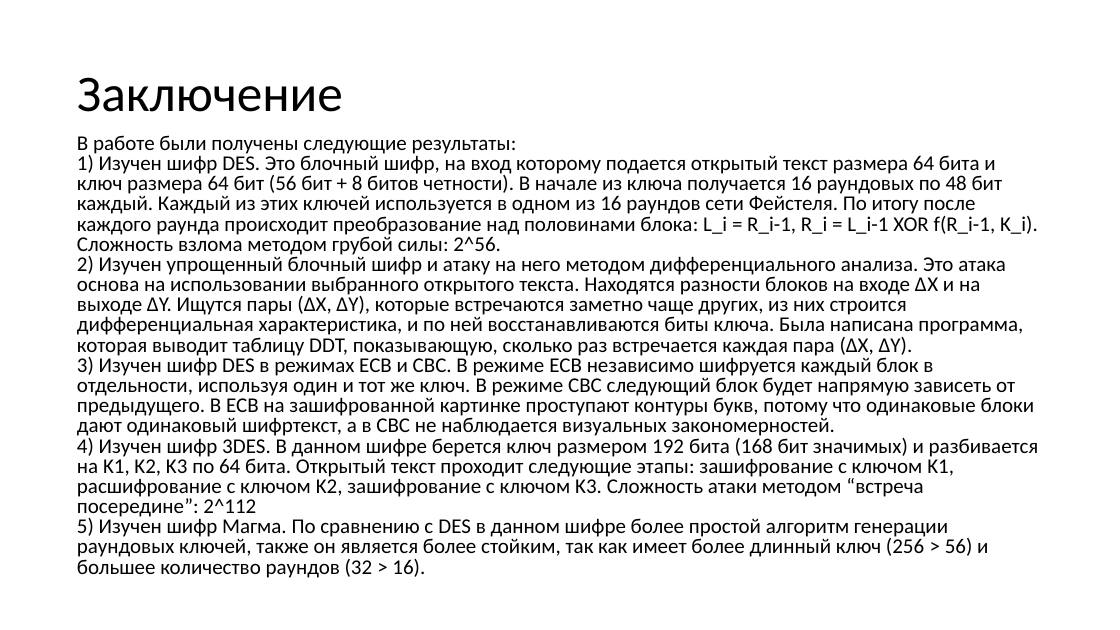
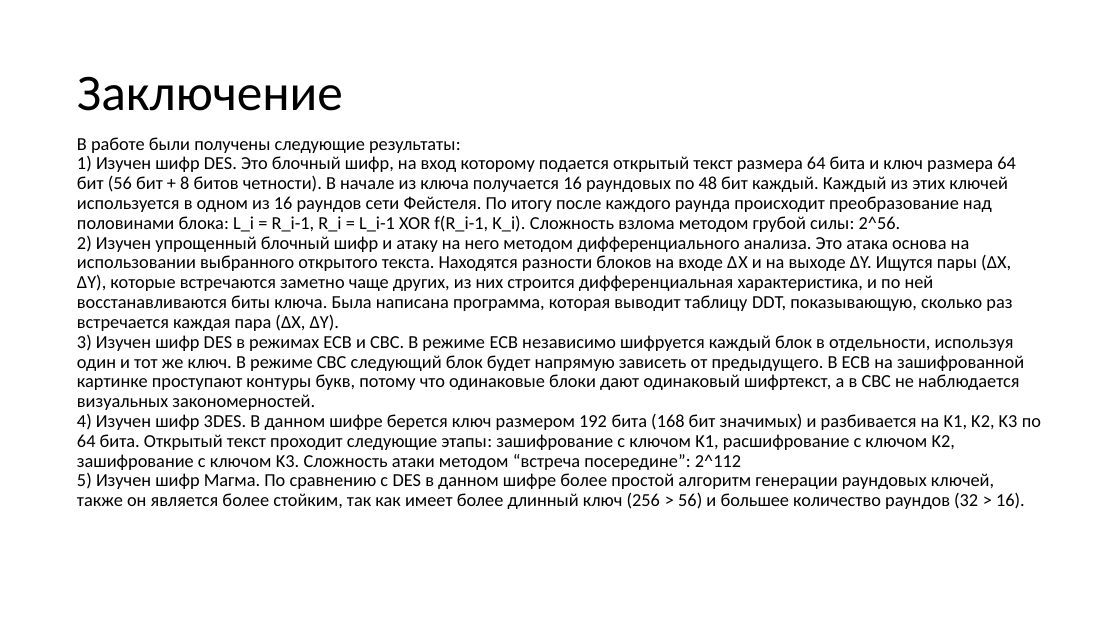
Before and after one commit to Danila-gi/Criptography, a slide deck: slide 33 of lab2/3342ИвановДМЛАБ2.pptx (slide 29 before the commit). Drawn at 1120x630 pixels with LibreOffice and Linux fonts; fonts in the diff are those of the drawing. Boxes give left, top, right and bottom in pixels: in the first picture for what was removed or moved away, otherwise in the second. Text is boxed around its words. In the diff, an @@ line names an element or a change of style, - is before the commit and + after.

```diff
--- a/lab2/3342ИвановДМЛАБ2.pptx
+++ b/lab2/3342ИвановДМЛАБ2.pptx
@@ text "В работе были получены следующие ..." at box(77, 137, 1041, 509): size 18 to 15.7 pt; line spacing 0.8 to 0.9; less space between paragraphs @@
```
Also in this commit, not shown: 26 other slides changed, 4 slides added, 4 other files.
